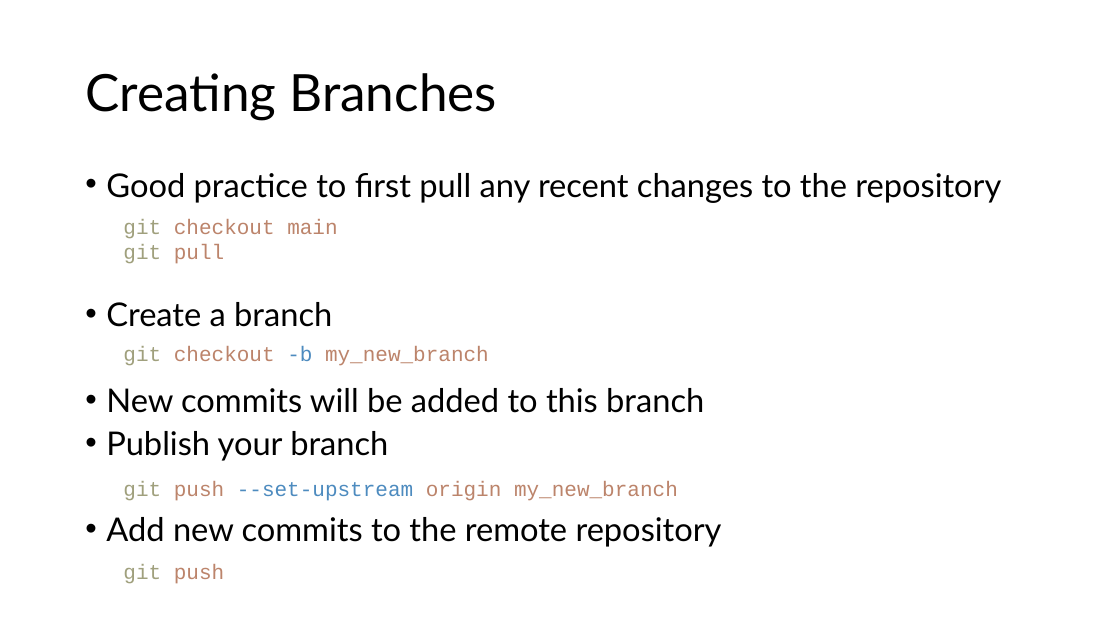
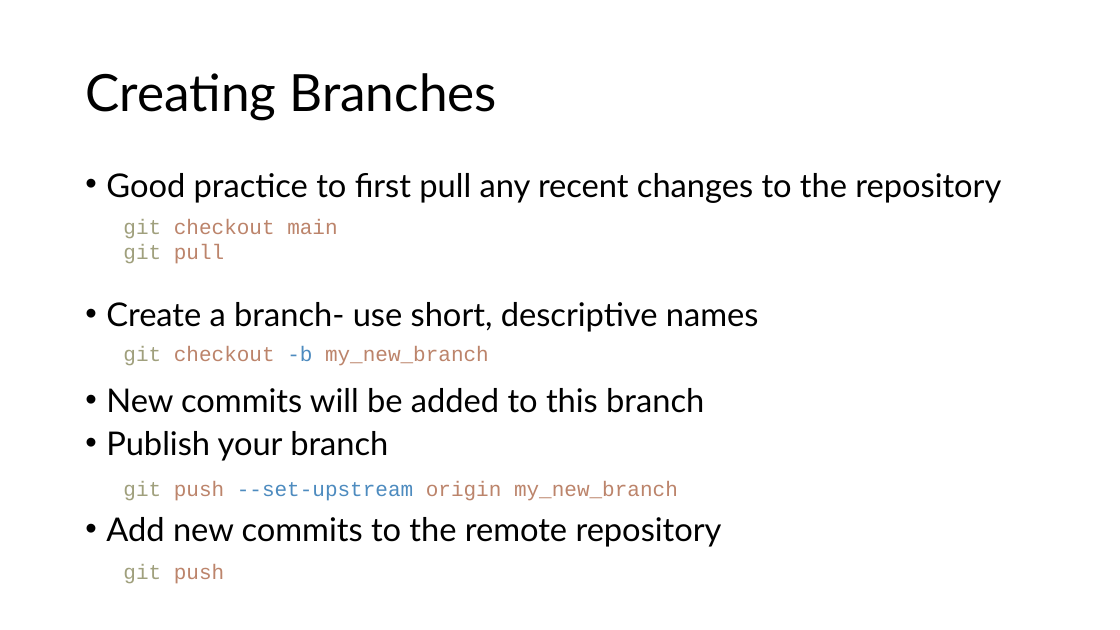
Before and after one commit to INTERSECT-training/collaborative-git, a slide deck: slide 15 of presentations/CollaborativeGit.pptx (slide 12 before the commit). Drawn at 1120x630 pixels with LibreOffice and Linux fonts; fonts in the diff are those of the drawing; background and template pictures are left out. Boxes give left, top, right and bottom in pixels: in the first picture for what was removed or moved away, otherwise in the second. Text is boxed around its words. In the diff, an @@ line names an element or a change of style, - is before the commit and + after.

```diff
--- a/presentations/CollaborativeGit.pptx
+++ b/presentations/CollaborativeGit.pptx
@@ text at <box>106,302,759,332</box>: text changed @@
-• Create a branch
+• Create a branch- use short, descriptive names
```
Also in this commit, not shown: 3 other slides changed, 5 slides added, 1 other file.
